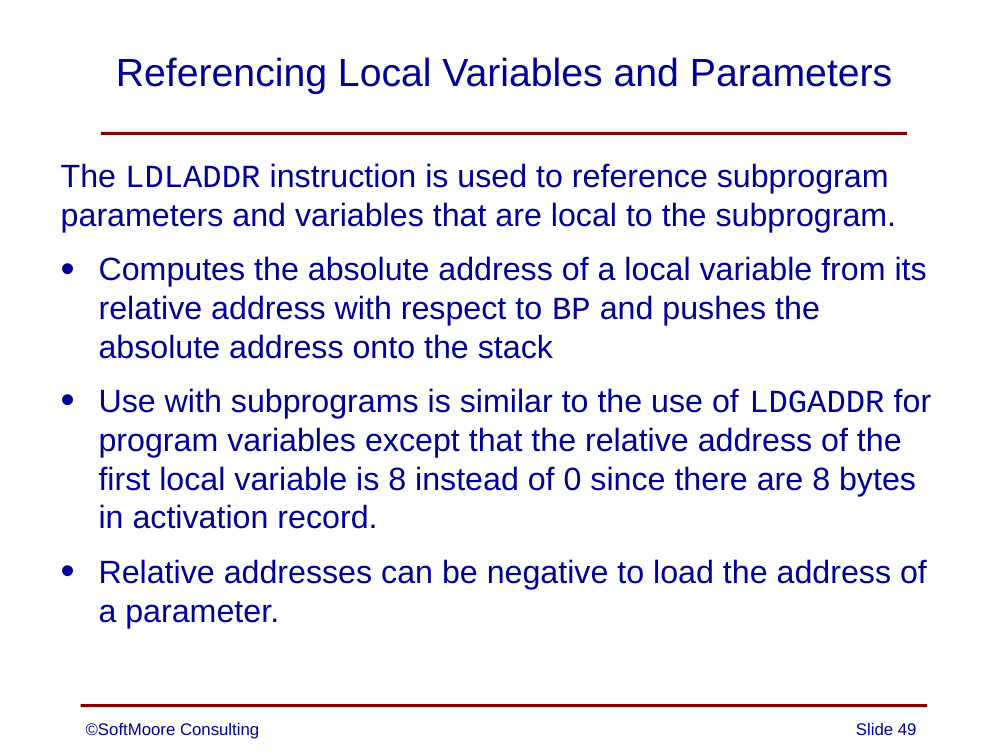
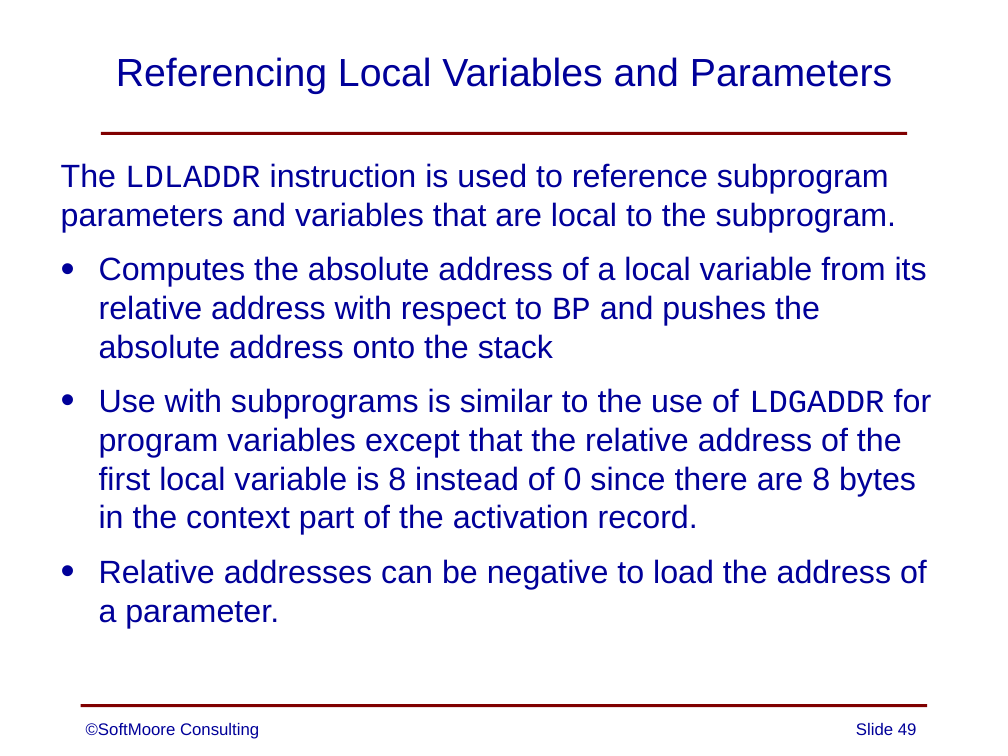
Before and after one commit to SoftMoore/CPRL, a slide deck: slide 49 of PowerPoint Slides/13 - Subprograms.pptx. Drawn at 1008x756 pixels with LibreOffice and Linux fonts; fonts in the diff are those of the drawing. Boxes give left, top, right and bottom in pixels: in the first picture for what was removed or moved away, otherwise in the second. Text is boxed around its words. In the diff, an @@ line names an element or a change of style, - is before the commit and + after.

Commit message:
minor corrections to 2 slides

```diff
--- a/PowerPoint Slides/13 - Subprograms.pptx
+++ b/PowerPoint Slides/13 - Subprograms.pptx
@@ text at bbox=[99, 388, 932, 535]: text changed @@
-• Use with subprograms is similar to the use of LDGADDR for program variables except that the relative address of the first local variable is 8 instead of 0 since there are 8 bytes in activation record.
+• Use with subprograms is similar to the use of LDGADDR for program variables except that the relative address of the first local variable is 8 instead of 0 since there are 8 bytes in the context part of the activation record.
```
Also in this commit, not shown: 1 other file.
